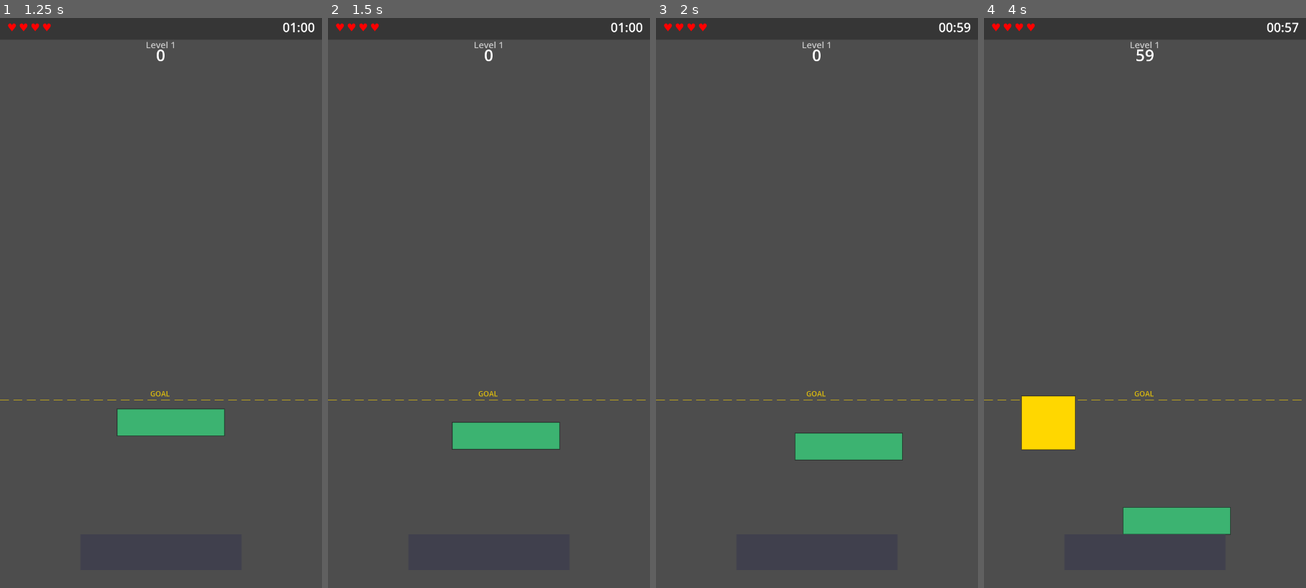
Above: before the commit, frames 1-4 (left to right).
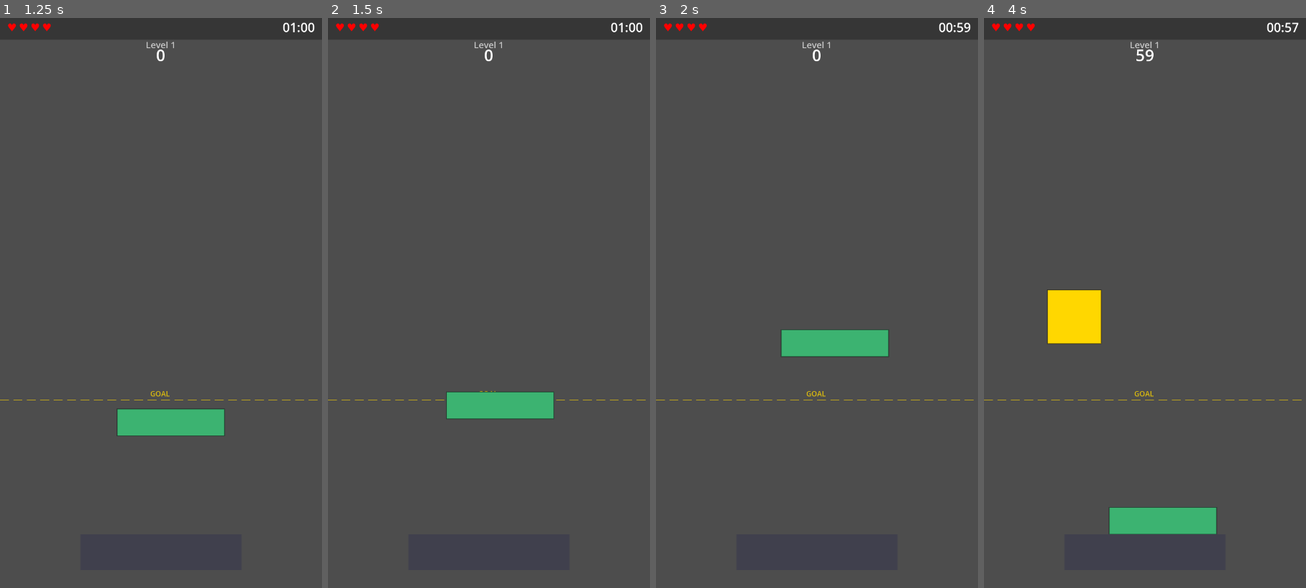
Above: after the commit, the same moments.

Repository: PartlyWhole/ToppleClone
Game: Godot game, scene res://main/main.tscn
Two runs of this game, one before a commit and one after it. Both use one fixed random seed, a clock stepped at 60 frames per second and the inputs below.
Inputs (mouse positions are in pixels of both pictures, inside the frame that each line leads up to):
- Up to frame 1 (1.25 s): click "PLAY" at 0.5 s
- Up to frame 2 (1.5 s): tap Enter at 1.25 s; drag from (498, 422) to (521, 177) at 1.27 s
- Up to frame 3 (2 s): no input
- Up to frame 4 (4 s): drag from (1080, 331) to (1128, 417) at 2.02 s; move the mouse to (1177, 177) at 2.77 s; tap Ctrl at 2.85 s; click (1177, 177) at 2.92 s; drag from (1093, 394) to (1048, 217) at 3.52 s

Frame 1 is identical in both runs. In frame 2, 3.2% of the frame differs, in the area x 36-72%, y 65-76%; in frame 3, 3.2%; in frame 4, 3.7%, in the area x 11-77%, y 47-91%.

Commit message:
revert: remove drag height cap
Co-Authored-By: Claude Opus 4.6 (1M context) <noreply@anthropic.com>

Diff:
--- a/features/blocks/scripts/draggable_block.gd
+++ b/features/blocks/scripts/draggable_block.gd
@@ -30,7 +30,6 @@
 
 var shape_type: StringName = &""
 var is_placed: bool = false
-var drag_ceiling_y: float = -INF
 var _bounding_size: Vector2 = Vector2(60.0, 60.0)
 var _is_dragging: bool = false
 var _is_released: bool = false
@@ -94,9 +93,6 @@
 		return
 
 	var target: Vector2 = get_global_mouse_position() + _drag_offset
-	var half_h: float = _bounding_size.y / 2.0
-	if drag_ceiling_y > -INF:
-		target.y = maxf(target.y, drag_ceiling_y + half_h)
 
 	var desired: Vector2 = (target - global_position) / state.step
 	var desired_speed_sq: float = desired.length_squared()
--- a/features/gameplay/scripts/game_manager.gd
+++ b/features/gameplay/scripts/game_manager.gd
@@ -153,7 +153,6 @@
 	block.freeze = true
 	block.gravity_scale = 0.0
 	block.collision_mask = 0
-	block.drag_ceiling_y = spawn_y
 	block.drag_started.connect(_on_new_block_dragged.bind(block), CONNECT_ONE_SHOT)
 	_current_block = block
 	_block_container.add_child(block)
